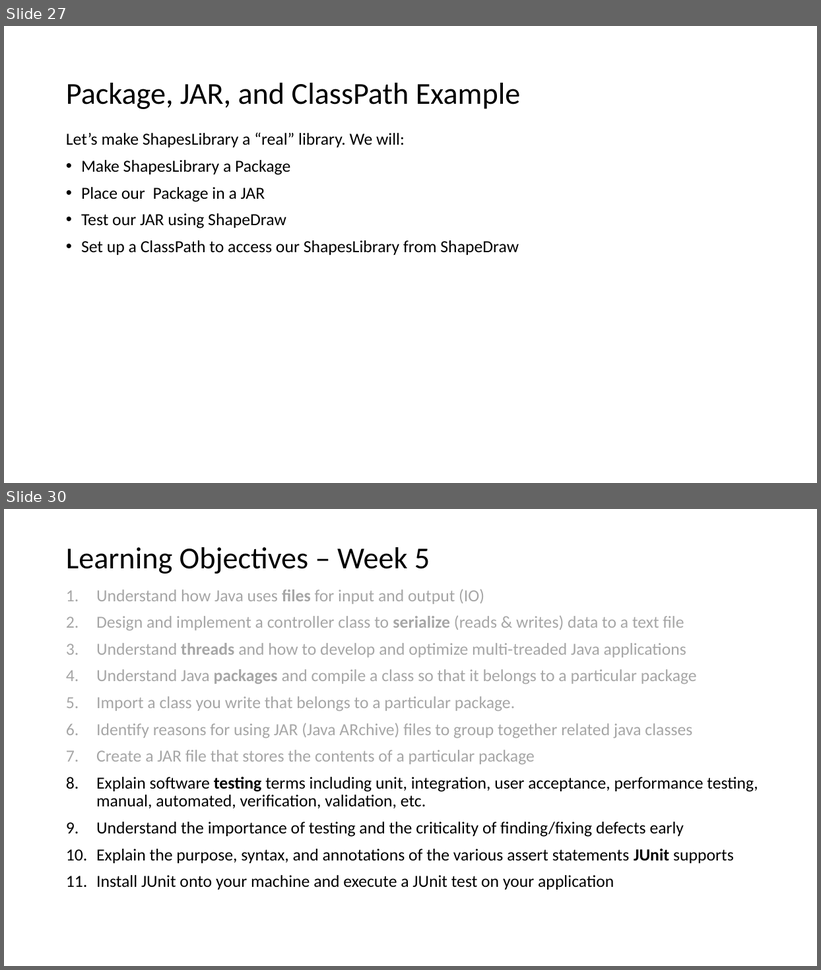
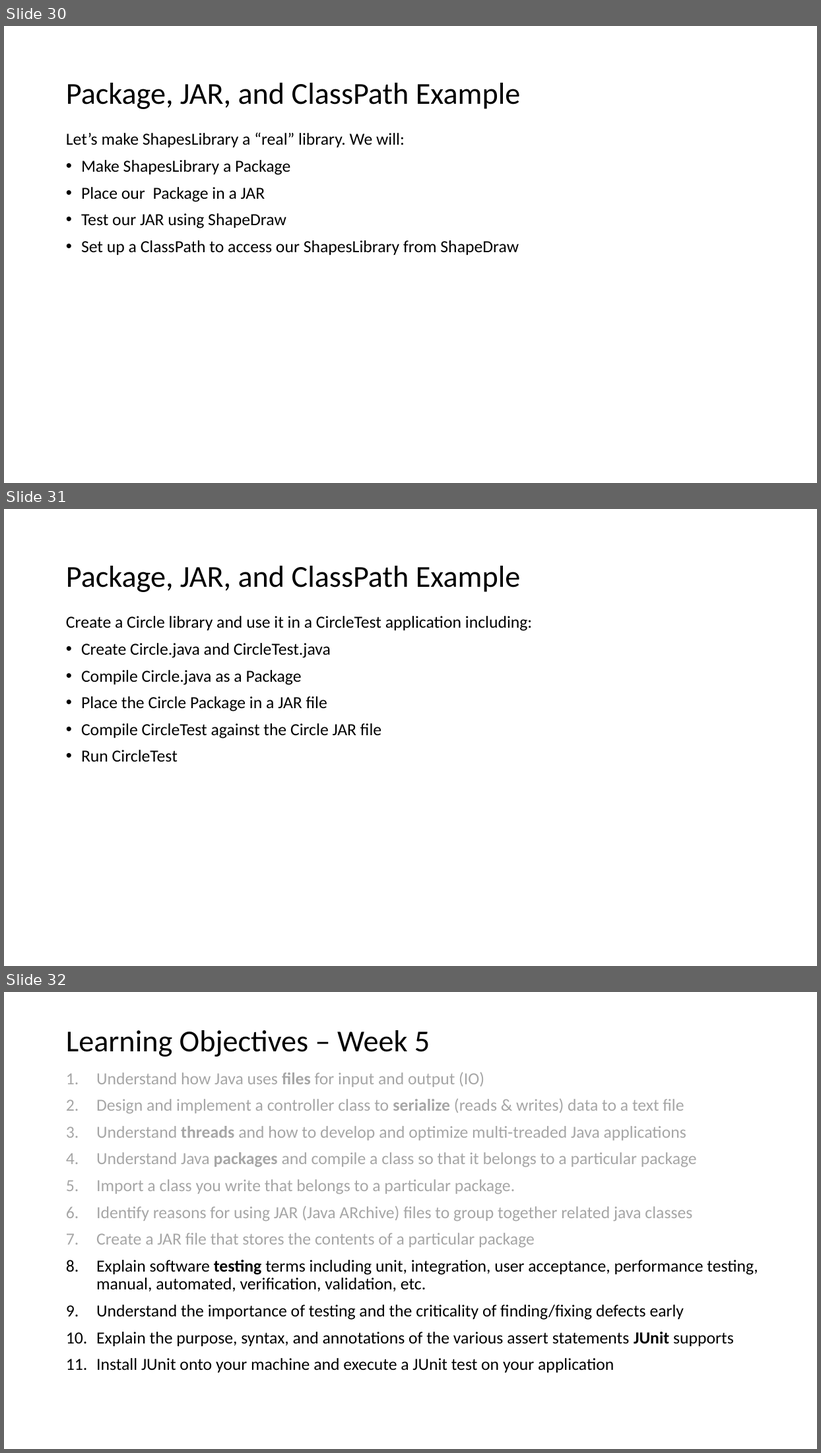
Before and after one commit to EricJPogue/www-epogue-info, a slide deck: CPSC-24500/Week05/2017SpringW05Slides.pptx. Shown one above the other, each under a label of ours: slides 27 and 30 before the commit, slides 30, 31 and 32 after it; the slides between them are not shown. The pictures are 821x970 and 821x1453 pixels, drawn with LibreOffice and Linux fonts; fonts in the diff are those of the drawing. Boxes give left, top, right and bottom in pixels: in the first picture for what was removed or moved away, otherwise in the second. Text is boxed around its words. In the diff, an @@ line names an element or a change of style, - is before the commit and + after.

```diff
--- a/CPSC-24500/Week05/2017SpringW05Slides.pptx
+++ b/CPSC-24500/Week05/2017SpringW05Slides.pptx
@@ slide 31 added at bbox=[4, 509, 817, 966], background #FFFFFF @@
@@ title added at bbox=[66, 566, 521, 592], 36 pt, text #000000 @@
+Package, JAR, and ClassPath Example
@@ text added at bbox=[66, 616, 532, 762], 20 pt, text #000000 @@
+Create a Circle library and use it in a CircleTest application including:
+• Create Circle.java and CircleTest.java
+• Compile Circle.java as a Package
+• Place the Circle Package in a JAR file
+• Compile CircleTest against the Circle JAR file
+• Run CircleTest
@@ what was slide 27 is now slide 30 @@
@@ what was slide 30 is now slide 32 @@
```
Also in this commit, not shown: 2 slides changed, 1 other slide added, 4 other files.
